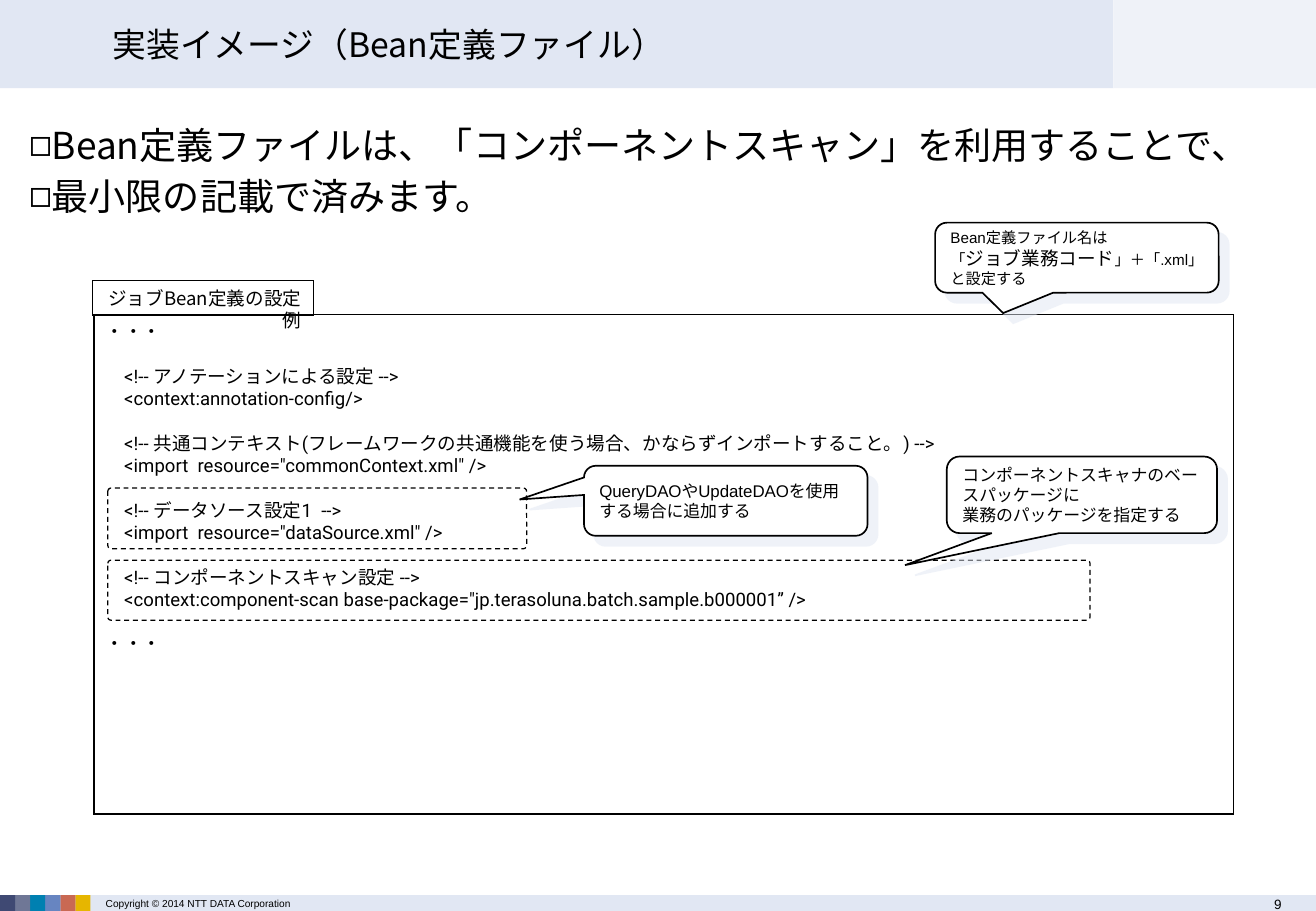
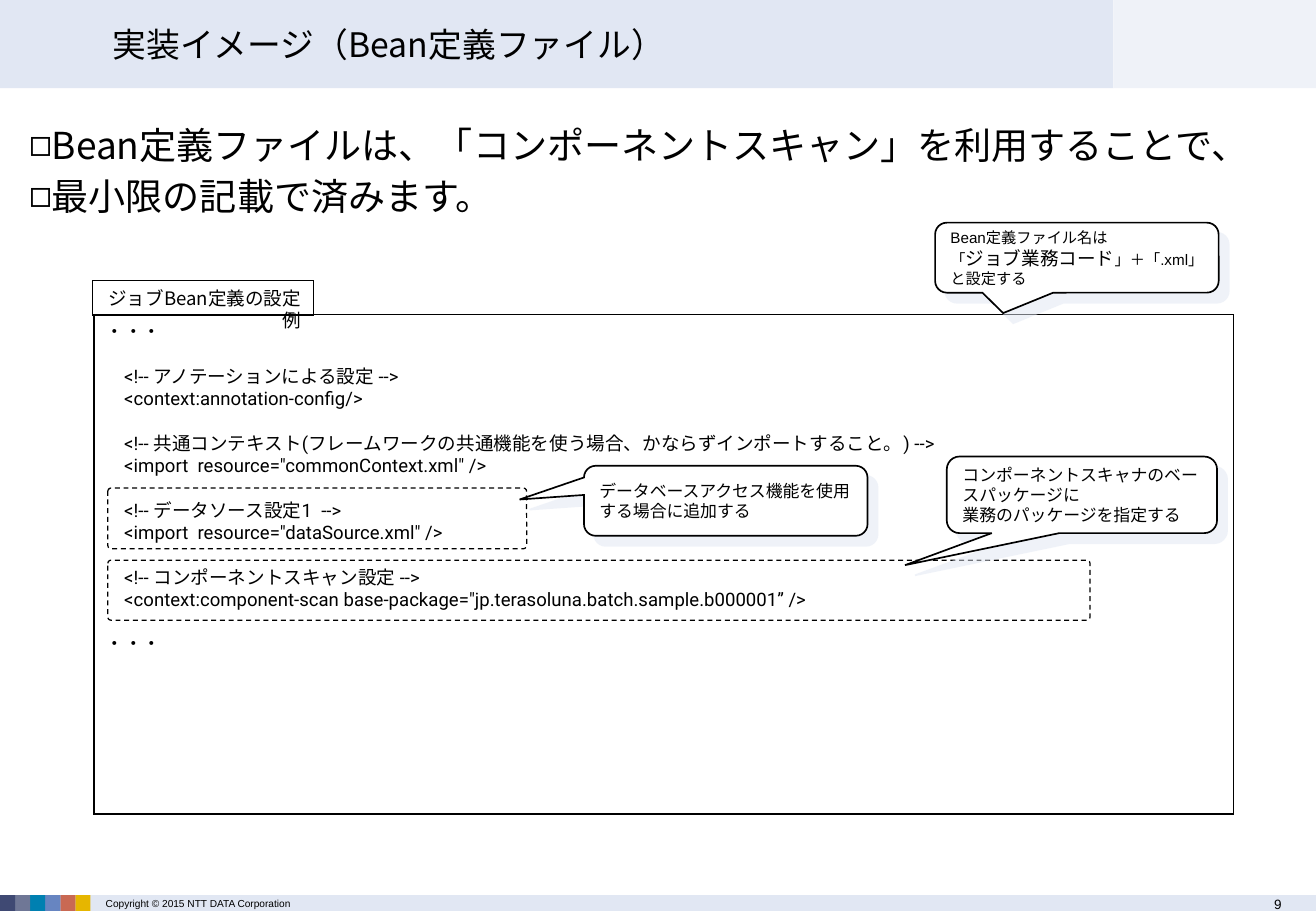
Before and after one commit to terasoluna-batch/terasoluna-doc, a slide deck: slide 9 of architecture/TERASOLUNA Batch Framework for Java Version 3.x 説明資料.pptx. Drawn at 1316x911 pixels with LibreOffice and Linux fonts; fonts in the diff are those of the drawing; background and template pictures are left out. Boxes give left, top, right and bottom in pixels: in the first picture for what was removed or moved away, otherwise in the second. Text is boxed around its words. In the diff, an @@ line names an element or a change of style, - is before the commit and + after.

```diff
--- a/architecture/TERASOLUNA Batch Framework for Java Version 3.x 説明資料.pptx
+++ b/architecture/TERASOLUNA Batch Framework for Java Version 3.x 説明資料.pptx
@@ text in rounded speech box at (x1=599, y1=490, x2=860, y2=519): text changed @@
-QueryDAOやUpdateDAOを使用する場合に追加する
+データベースアクセス機能を使用する場合に追加する
@@ text at (x1=106, y1=900, x2=291, y2=909): text changed @@
-Copyright © 2014 NTT DATA Corporation
+Copyright © 2015 NTT DATA Corporation
```
Also in this commit, not shown: 14 other slides changed, 1 slide added, 1 slide removed, 1 other file.
